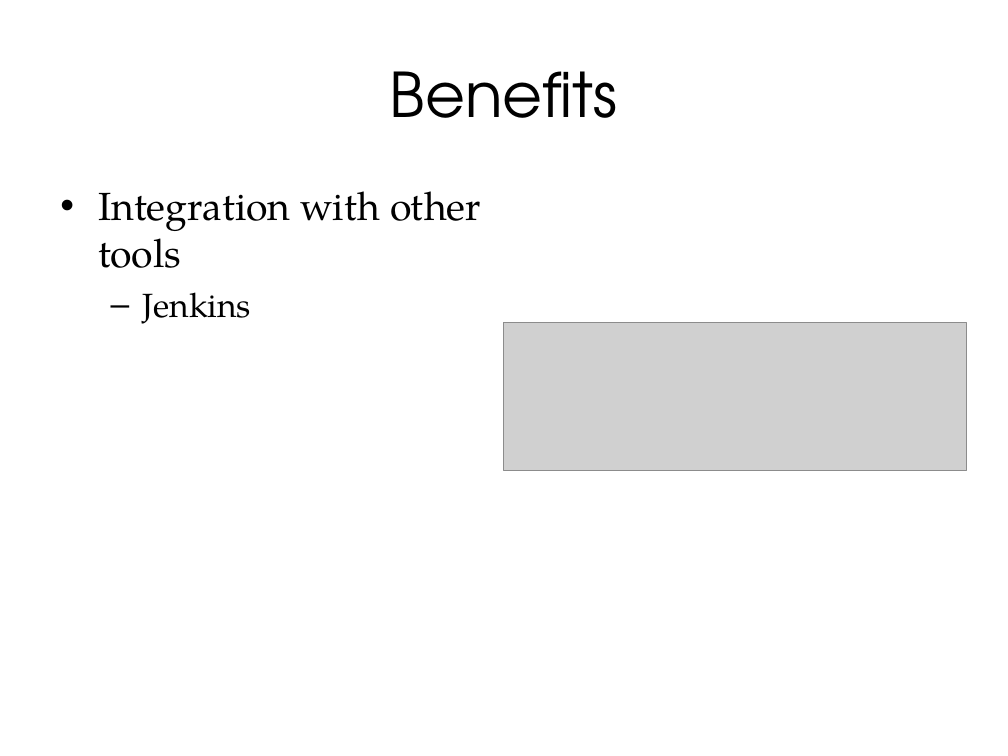
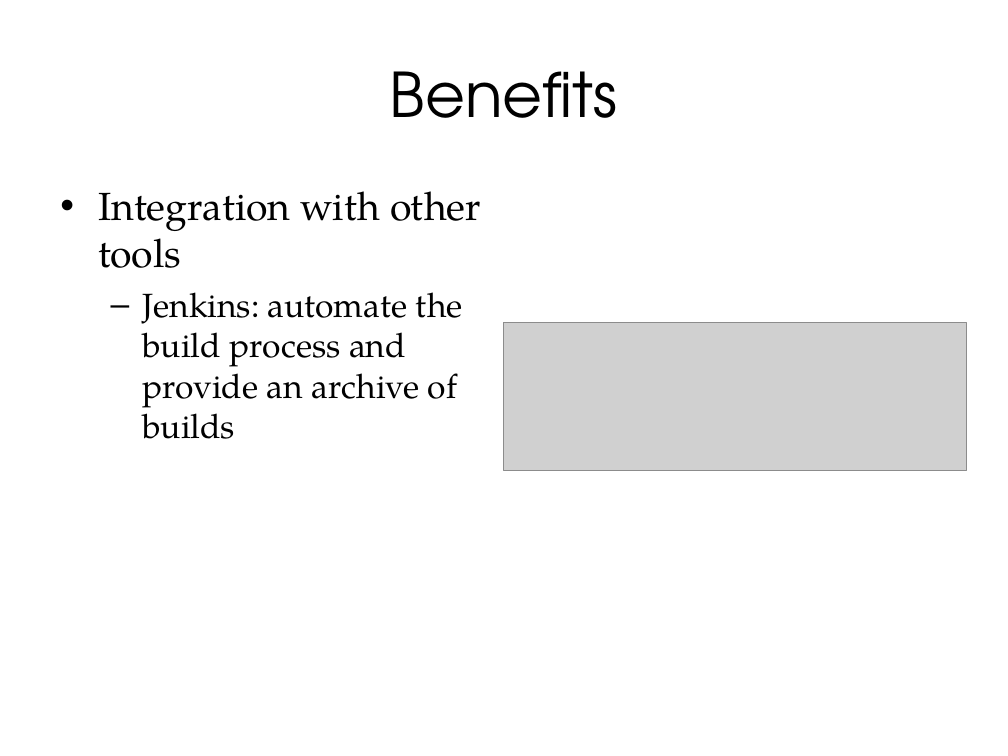
Before and after one commit to hdgarrood/yini-cttb-redmine, a slide deck: slide 5 of Migrating to Redmine.ppt. Drawn at 1008x756 pixels with LibreOffice and Linux fonts; fonts in the diff are those of the drawing; grey boxes stand for pictures; background and template pictures are left out. Boxes give left, top, right and bottom in pixels: in the first picture for what was removed or moved away, otherwise in the second. Text is boxed around its words. In the diff, an @@ line names an element or a change of style, - is before the commit and + after.

Commit message:
amend presentation
now includes more text, plus testimonial is on a slide

```diff
--- a/Migrating to Redmine.ppt
+++ b/Migrating to Redmine.ppt
@@ text at [142, 292, 463, 439]: text changed @@
-  – Jenkins
+  – Jenkins: automate the build process and provide an archive of builds
```
Also in this commit, not shown: 2 other slides changed, 1 slide added.
